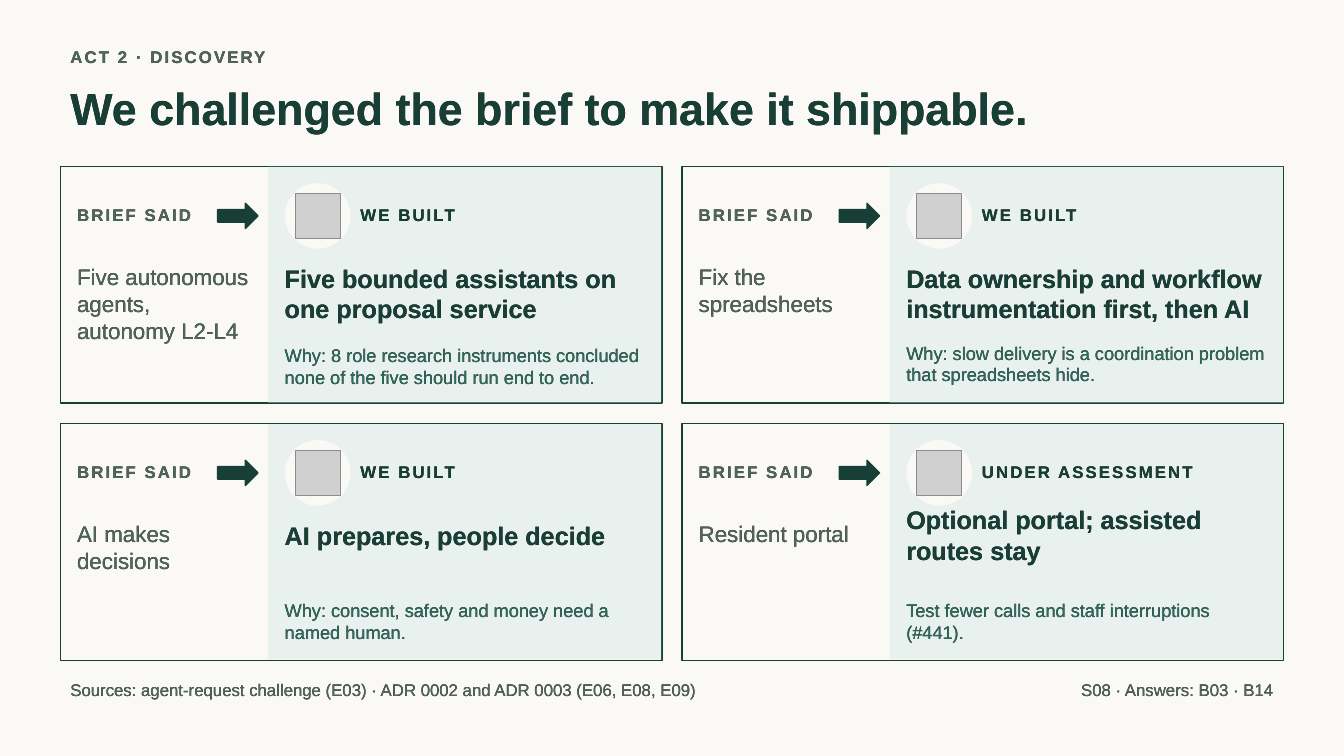
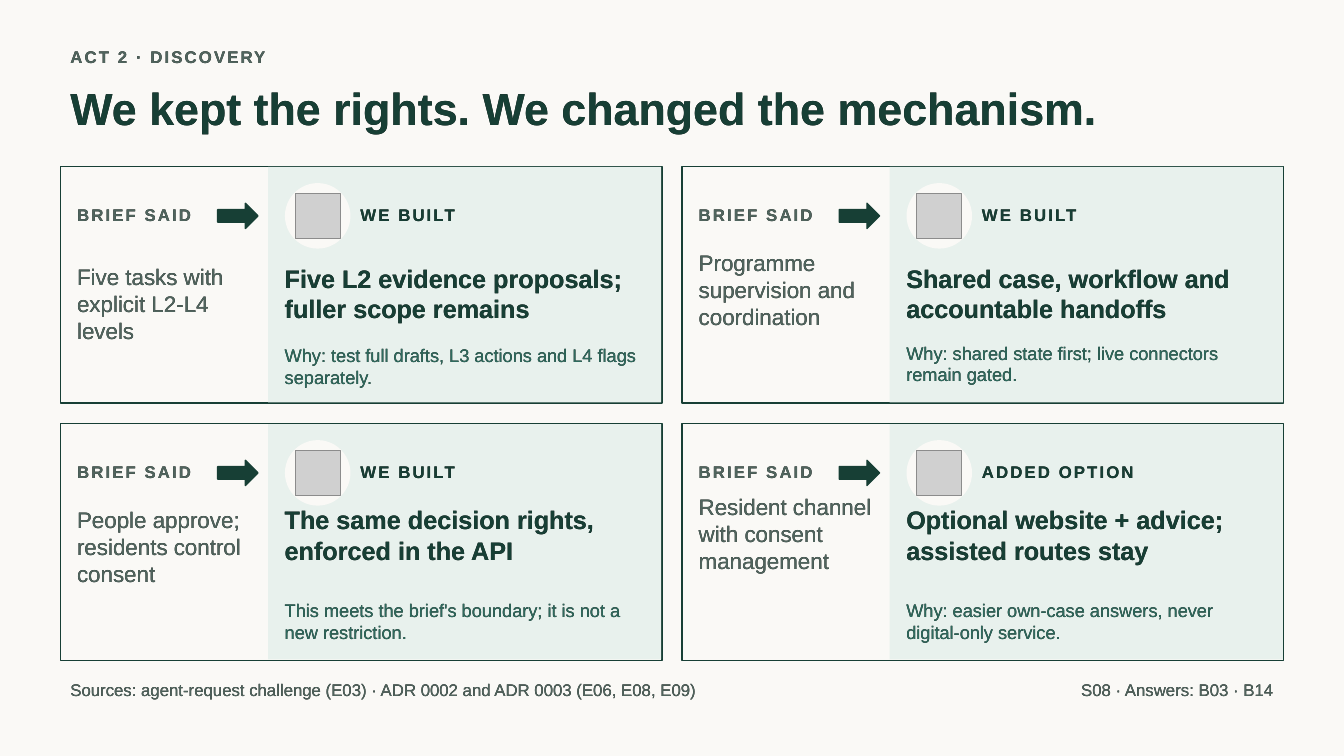
Before and after one commit to jmservera/ama, a slide deck: slide 9 of docs/capstone/deck/zava-forward-cowork-v2-draft.pptx. Drawn at 1344x756 pixels with LibreOffice and Linux fonts; fonts in the diff are those of the drawing; grey boxes stand for pictures. Boxes give left, top, right and bottom in pixels: in the first picture for what was removed or moved away, otherwise in the second. Text is boxed around its words. In the diff, an @@ line names an element or a change of style, - is before the commit and + after.

```diff
--- a/docs/capstone/deck/zava-forward-cowork-v2-draft.pptx
+++ b/docs/capstone/deck/zava-forward-cowork-v2-draft.pptx
@@ text at (70,92,1097,134): text changed @@
-We challenged the brief to make it shippable.
+We kept the rights. We changed the mechanism.
@@ text at (77,268,224,340): text changed @@
-Five autonomous agents, autonomy L2-L4
+Five tasks with explicit L2-L4 levels
@@ text at (285,269,622,324): text changed @@
-Five bounded assistants on one proposal service
+Five L2 evidence proposals; fuller scope remains
@@ text at (699,255,855,326): text changed @@
-Fix the spreadsheets
+Programme supervision and coordination
@@ text at (906,269,1230,319): text changed @@
-Data ownership and workflow instrumentation first, then AI
+Shared case, workflow and accountable handoffs
@@ text at (285,348,636,388): text changed @@
-Why: 8 role research instruments concluded none of the five should run end to end.
+Why: test full drafts, L3 actions and L4 flags separately.
@@ text at (906,346,1218,385): text changed @@
-Why: slow delivery is a coordination problem that spreadsheets hide.
+Why: shared state first; live connectors remain gated.
@@ text at (982,466,1134,479): text changed @@
-UNDER ASSESSMENT
+ADDED OPTION
@@ text at (699,498,871,574): text changed @@
-Resident portal
+Resident channel with consent management
@@ text at (77,511,241,583): text changed @@
-AI makes decisions
+People approve; residents control consent
@@ text at (285,510,594,561): text changed @@
-AI prepares, people decide
+The same decision rights, enforced in the API
@@ text at (906,510,1223,565): text changed @@
-Optional portal; assisted routes stay
+Optional website + advice; assisted routes stay
@@ text at (285,603,620,640): text changed @@
-Why: consent, safety and money need a named human.
+This meets the brief's boundary; it is not a new restriction.
@@ text at (906,603,1213,643): text changed @@
-Test fewer calls and staff interruptions (#441).
+Why: easier own-case answers, never digital-only service.
```
Also in this commit, not shown: 10 other slides changed, 2 slides added, 2 slides removed, 30 other files.
